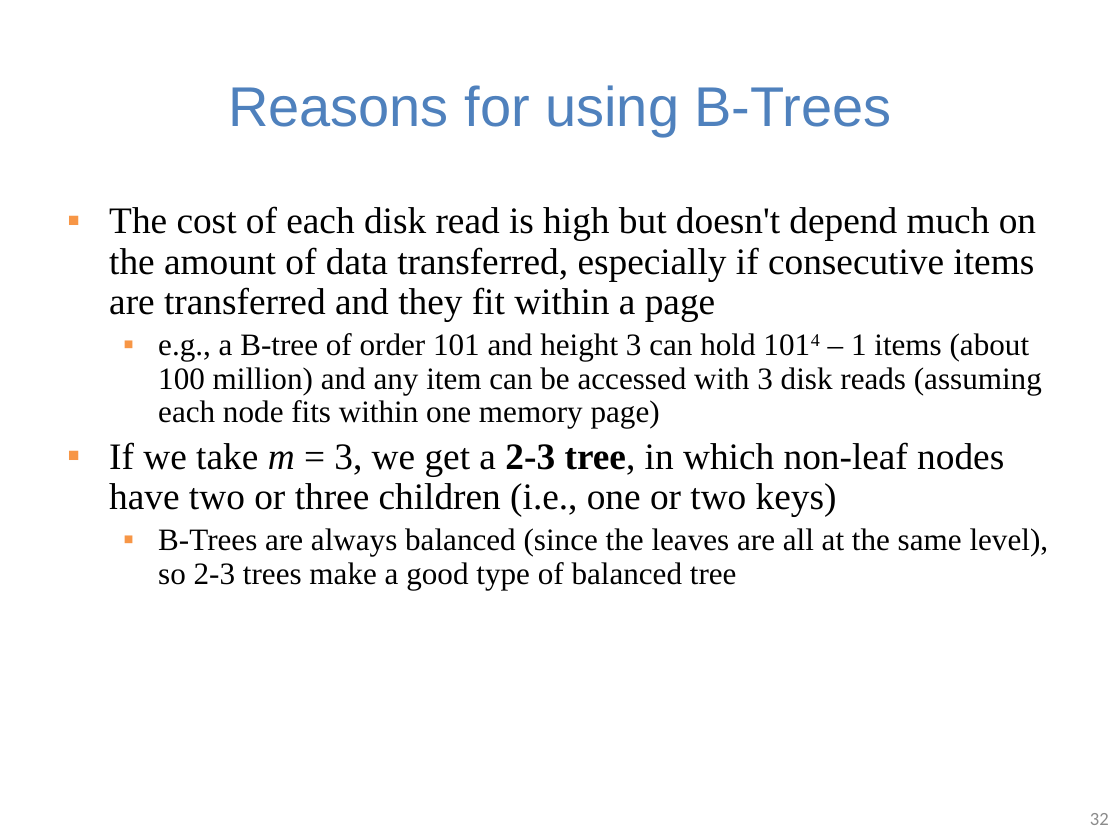
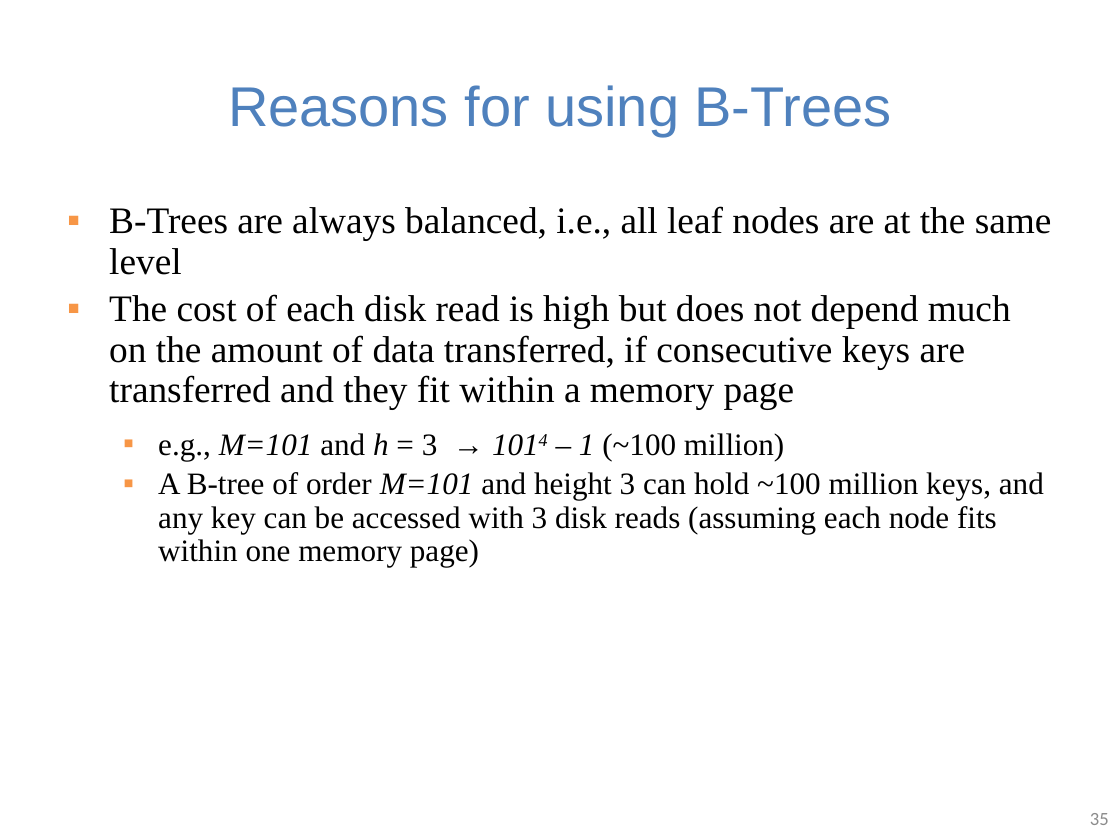
Before and after one commit to guhofstra/CSC111Fa25, a slide deck: slide 35 of PPTs/Lecture 10-2-3 trees B trees.pptx (slide 32 before the commit). Drawn at 1120x840 pixels with LibreOffice and Linux fonts; fonts in the diff are those of the drawing. Boxes give left, top, right and bottom in pixels: in the first picture for what was removed or moved away, otherwise in the second. Text is boxed around its words. In the diff, an @@ line names an element or a change of style, - is before the commit and + after.

```diff
--- a/PPTs/Lecture 10-2-3 trees B trees.pptx
+++ b/PPTs/Lecture 10-2-3 trees B trees.pptx
@@ text at [109, 206, 1052, 567]: text changed; size 20 to 24 pt @@
-▪ The cost of each disk read is high but doesn't depend much on the amount of data transferred, especially if consecutive items are transferred and they fit within a page
-  ▪ e.g., a B-tree of order 101 and height 3 can hold 1014 – 1 items (about 100 million) and any item can be accessed with 3 disk reads (assuming each node fits within one memory page)
-▪ If we take m = 3, we get a 2-3 tree, in which non-leaf nodes have two or three children (i.e., one or two keys)
-  ▪ B-Trees are always balanced (since the leaves are all at the same level), so 2-3 trees make a good type of balanced tree
+▪ B-Trees are always balanced, i.e., all leaf nodes are at the same level
+▪ The cost of each disk read is high but does not depend much on the amount of data transferred, if consecutive keys are transferred and they fit within a memory page
+  ▪ e.g., M=101 and h = 3 → 1014 – 1 (~100 million)
+  ▪ A B-tree of order M=101 and height 3 can hold ~100 million keys, and any key can be accessed with 3 disk reads (assuming each node fits within one memory page)
@@ page number at [1090, 813, 1109, 825]: text changed @@
-32
+35
```
Also in this commit, not shown: 12 other slides changed, 4 slides added, 1 slide removed, 13 other files.
